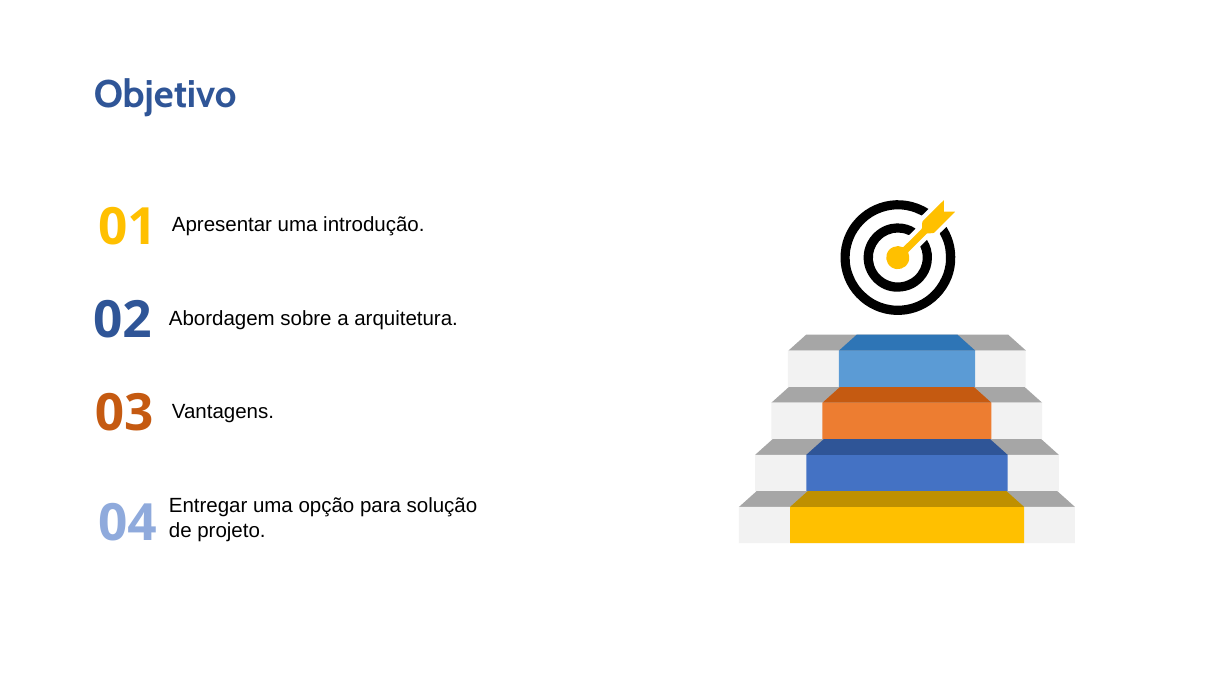
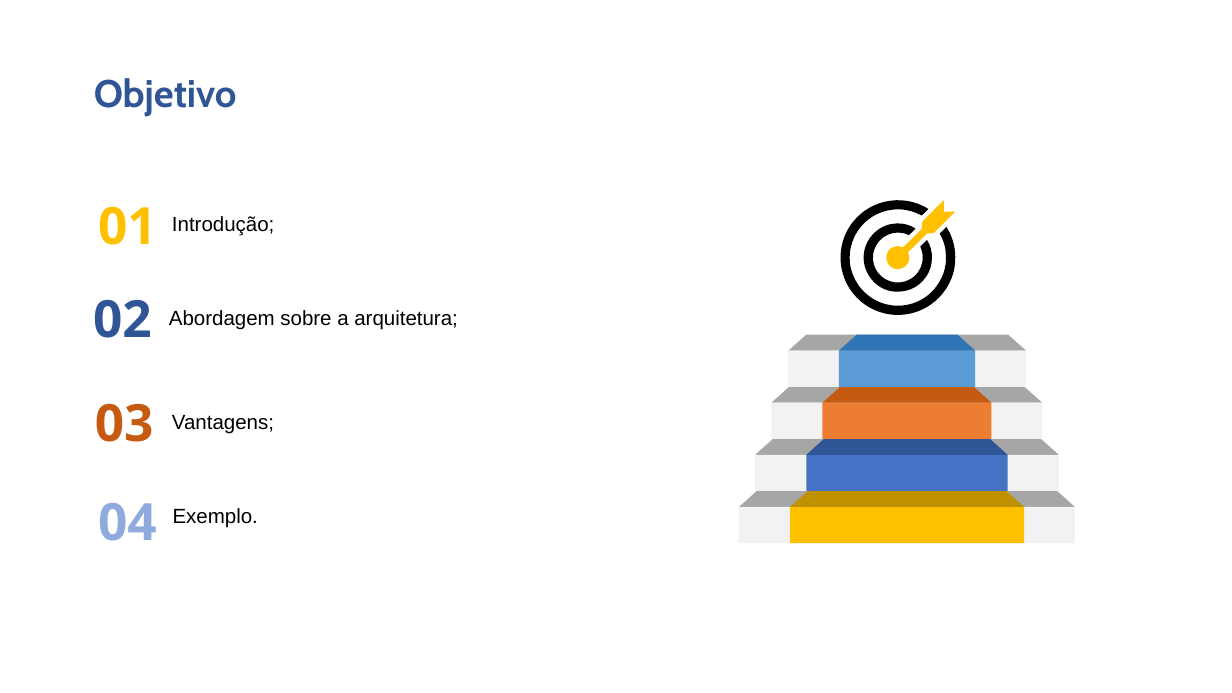
Before and after one commit to andre-dias93/embarcadero-conference, a slide deck: slide 4 of 2021/EC2021.pptx. Drawn at 1232x693 pixels with LibreOffice and Linux fonts; fonts in the diff are those of the drawing; background and template pictures are left out. Boxes give left, top, right and bottom in pixels: in the first picture for what was removed or moved away, otherwise in the second. Text is boxed around its words. In the diff, an @@ line names an element or a change of style, - is before the commit and + after.

```diff
--- a/2021/EC2021.pptx
+++ b/2021/EC2021.pptx
@@ text at box(172, 216, 274, 236): text changed @@
-Apresentar uma introdução.
+Introdução;
@@ text at box(169, 310, 458, 330): text changed @@
-Abordagem sobre a arquitetura.
+Abordagem sobre a arquitetura;
@@ text "03": place and size @@
-text "03" at box(95, 392, 154, 431)
+text "03" at box(95, 403, 154, 442)
@@ text at box(172, 415, 274, 434): text changed @@
-Vantagens.
+Vantagens;
@@ text at box(173, 508, 258, 528): text changed @@
-Entregar uma opção para solução de projeto.
+Exemplo.
```
Also in this commit, not shown: 2 other slides changed, 1 other file.
